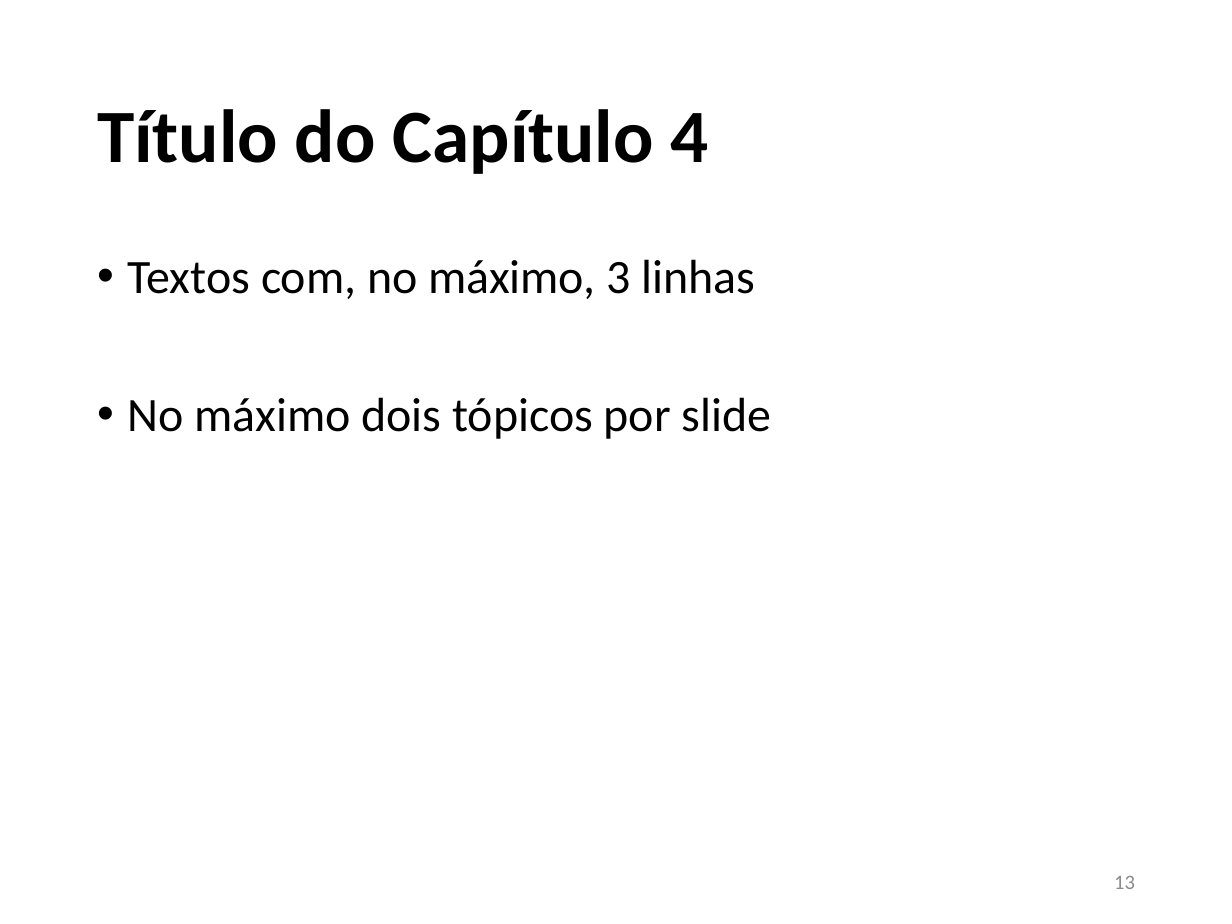
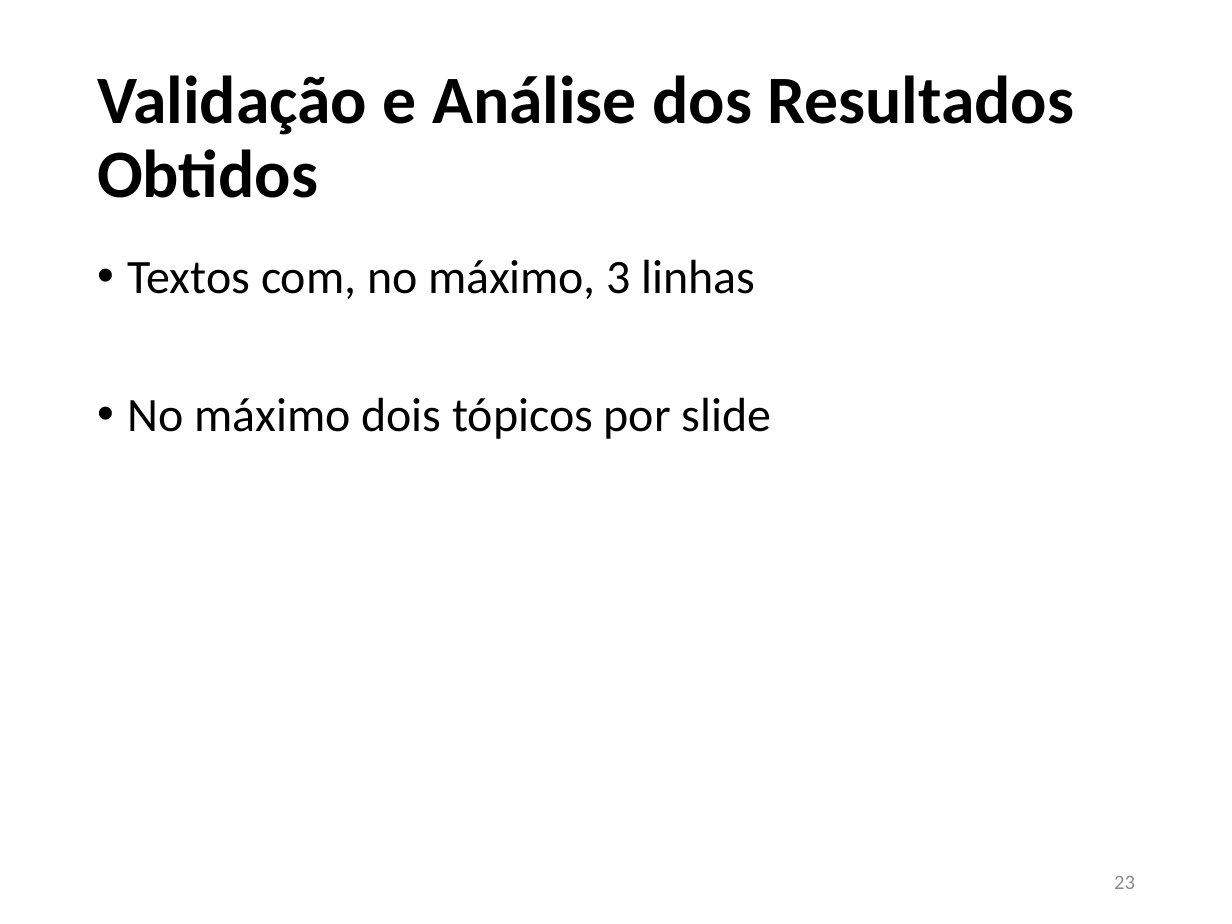
Before and after one commit to JoaoVFG/documentacaoTG, a slide deck: slide 23 of APRESENTAÇÃO JOAO VITOR.pptx (slide 13 before the commit). Drawn at 1232x924 pixels with LibreOffice and Linux fonts; fonts in the diff are those of the drawing. Boxes give left, top, right and bottom in pixels: in the first picture for what was removed or moved away, otherwise in the second. Text is boxed around its words. In the diff, an @@ line names an element or a change of style, - is before the commit and + after.

```diff
--- a/APRESENTAÇÃO JOAO VITOR.pptx
+++ b/APRESENTAÇÃO JOAO VITOR.pptx
@@ title at [97,75,1074,198]: text changed; size 44 to 39.6 pt @@
-Título do Capítulo 4
+Validação e Análise dos Resultados Obtidos
@@ page number at [1114,876,1135,889]: text changed @@
-13
+23
```
Also in this commit, not shown: 9 other slides changed, 12 slides added, 3 slides removed, 1 other file.
